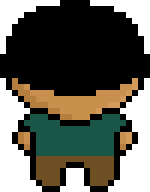
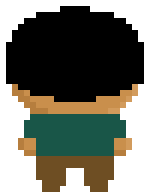
The second 150 × 192 image is a revision of the first. Changes to its layers:
removed layer "outline" over [0, 0, 150, 192]
painted on "colors" over [6, 6, 150, 192]
